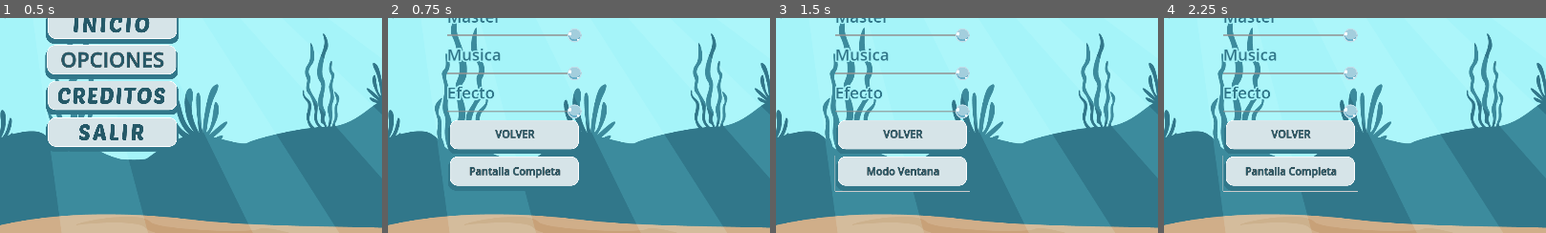
Above: before the commit, frames 1-4 (left to right).
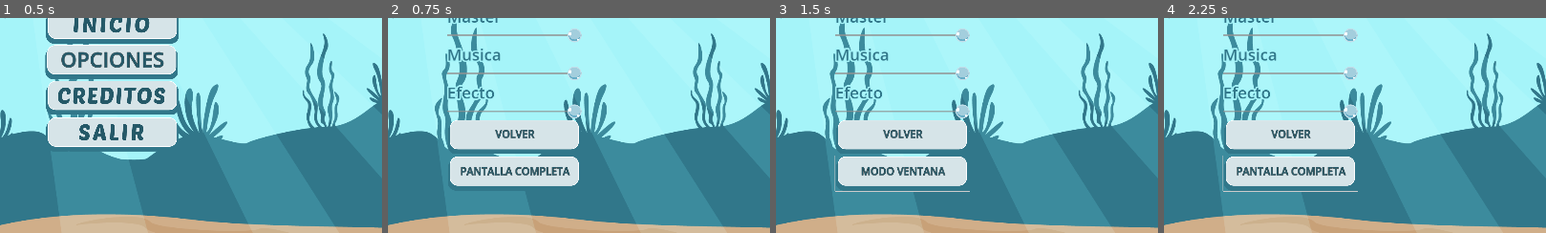
Above: after the commit, the same moments.

Repository: ReyCristian/Babelki
Game: Godot game, scene res://main_menu.tscn
Two runs of this game, one before a commit and one after it. Both use one fixed random seed, a clock stepped at 60 frames per second and the inputs below.
Inputs:
- Up to frame 1 (0.5 s): no input
- Up to frame 2 (0.75 s): click "OPCIONES" at 0.5 s
- Up to frame 3 (1.5 s): click "Pantalla Completa" (after the commit: "PANTALLA COMPLETA") at 1.25 s
- Up to frame 4 (2.25 s): click "Modo Ventana" (after the commit: "MODO VENTANA") at 2 s
The pictures show only the part of the screen within x 36-86%, y 32-82%; the shares and areas given below are measured in that part.

Frame 1 is identical in both runs. In frame 2, 0.8% of the frame differs, in the area x 19-48%, y 69-75%; in frame 3, 0.6%; in frame 4, 0.8%.

Commit message:
menus en mayusculas

Diff:
--- a/menu_opciones.gd
+++ b/menu_opciones.gd
@@ -20,9 +20,9 @@
 	#if get_tree().current_scene.name=="Menu_Opciones":
 	#	$menu.play() Esto reproduce la musica
 	if DisplayServer.window_get_mode() == DisplayServer.WINDOW_MODE_FULLSCREEN:
-		$fullscreen_button/Label.text = "Modo Ventana"
+		$fullscreen_button/Label.text = "MODO VENTANA"
 	else:
-		$fullscreen_button/Label.text = "Pantalla Completa"
+		$fullscreen_button/Label.text = "PANTALLA COMPLETA"
 
 
 
@@ -50,10 +50,10 @@
 	# Verifica el estado actual de la ventana y alterna
 	if DisplayServer.window_get_mode() == DisplayServer.WINDOW_MODE_WINDOWED:
 		DisplayServer.window_set_mode(DisplayServer.WINDOW_MODE_FULLSCREEN)
-		$fullscreen_button/Label.text = "Modo Ventana"
+		$fullscreen_button/Label.text = "MODO VENTANA"
 	else:
 		DisplayServer.window_set_mode(DisplayServer.WINDOW_MODE_WINDOWED)
-		$fullscreen_button/Label.text = "Pantalla Completa"
+		$fullscreen_button/Label.text = "PANTALLA COMPLETA"
 
 
 func _on_volver_mouse_entered() -> void:
--- a/menu_pause.tscn
+++ b/menu_pause.tscn
@@ -25,6 +25,7 @@
 texture = ExtResource("1_3411q")
 
 [node name="TextureRect2" type="TextureRect" parent="TextureRect"]
+layout_mode = 0
 offset_left = -65.0
 offset_top = 397.0
 offset_right = 673.0
--- a/player.tscn
+++ b/player.tscn
@@ -10,6 +10,21 @@
 
 [sub_resource type="CircleShape2D" id="CircleShape2D_k2nir"]
 radius = 79.0063
+
+[sub_resource type="Animation" id="Animation_dqq1o"]
+length = 0.001
+tracks/0/type = "value"
+tracks/0/imported = false
+tracks/0/enabled = true
+tracks/0/path = NodePath("CollisionShape2D/Bubuja:modulate")
+tracks/0/interp = 1
+tracks/0/loop_wrap = true
+tracks/0/keys = {
+"times": PackedFloat32Array(0),
+"transitions": PackedFloat32Array(1),
+"update": 0,
+"values": [Color(1, 1, 1, 0.647059)]
+}
 
 [sub_resource type="Animation" id="Animation_fclvf"]
 resource_name = "peligro"
@@ -26,21 +41,6 @@
 "transitions": PackedFloat32Array(1, 1, 1, 1, 1, 1, 1, 1, 1, 1, 1),
 "update": 0,
 "values": [Color(1, 1, 1, 0.647059), Color(1, 1, 1, 0.141176), Color(1, 1, 1, 0.647059), Color(1, 1, 1, 0.141176), Color(1, 1, 1, 0.647059), Color(1, 1, 1, 0.141176), Color(1, 1, 1, 0.647059), Color(1, 1, 1, 0.141176), Color(1, 1, 1, 0.647059), Color(1, 1, 1, 0.141176), Color(1, 1, 1, 0.647059)]
-}
-
-[sub_resource type="Animation" id="Animation_dqq1o"]
-length = 0.001
-tracks/0/type = "value"
-tracks/0/imported = false
-tracks/0/enabled = true
-tracks/0/path = NodePath("CollisionShape2D/Bubuja:modulate")
-tracks/0/interp = 1
-tracks/0/loop_wrap = true
-tracks/0/keys = {
-"times": PackedFloat32Array(0),
-"transitions": PackedFloat32Array(1),
-"update": 0,
-"values": [Color(1, 1, 1, 0.647059)]
 }
 
 [sub_resource type="Animation" id="Animation_y85s7"]
